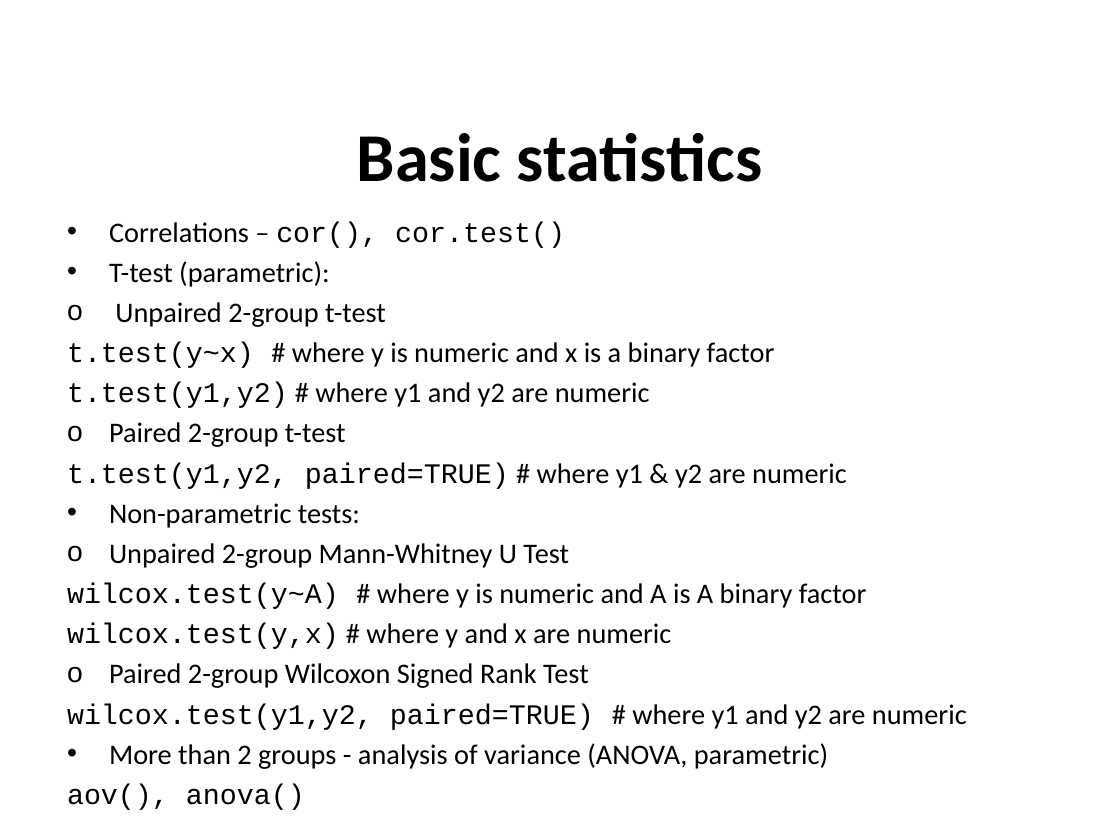
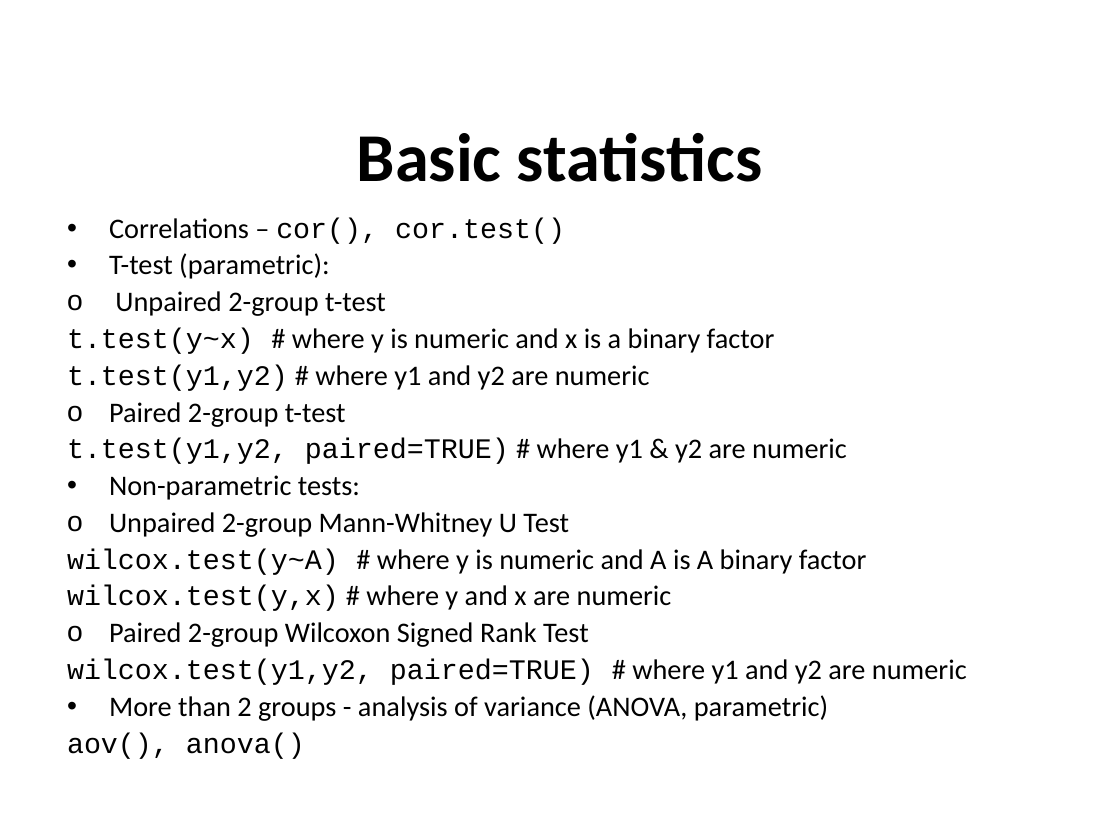
Before and after one commit to sraorao/data_analysis_visualisation_R_HT2022, a slide deck: slide 3 of powerpoint files/Session3.pptx. Drawn at 1120x840 pixels with LibreOffice and Linux fonts; fonts in the diff are those of the drawing. Boxes give left, top, right and bottom in pixels: in the first picture for what was removed or moved away, otherwise in the second. Text is boxed around its words. In the diff, an @@ line names an element or a change of style, - is before the commit and + after.

```diff
--- a/powerpoint files/Session3.pptx
+++ b/powerpoint files/Session3.pptx
@@ text "Correlations – cor(), cor.test()" at (67, 218, 967, 759): line spacing 1 to 0.9 @@
```
Also in this commit, not shown: 6 other slides changed, 2 slides removed.
